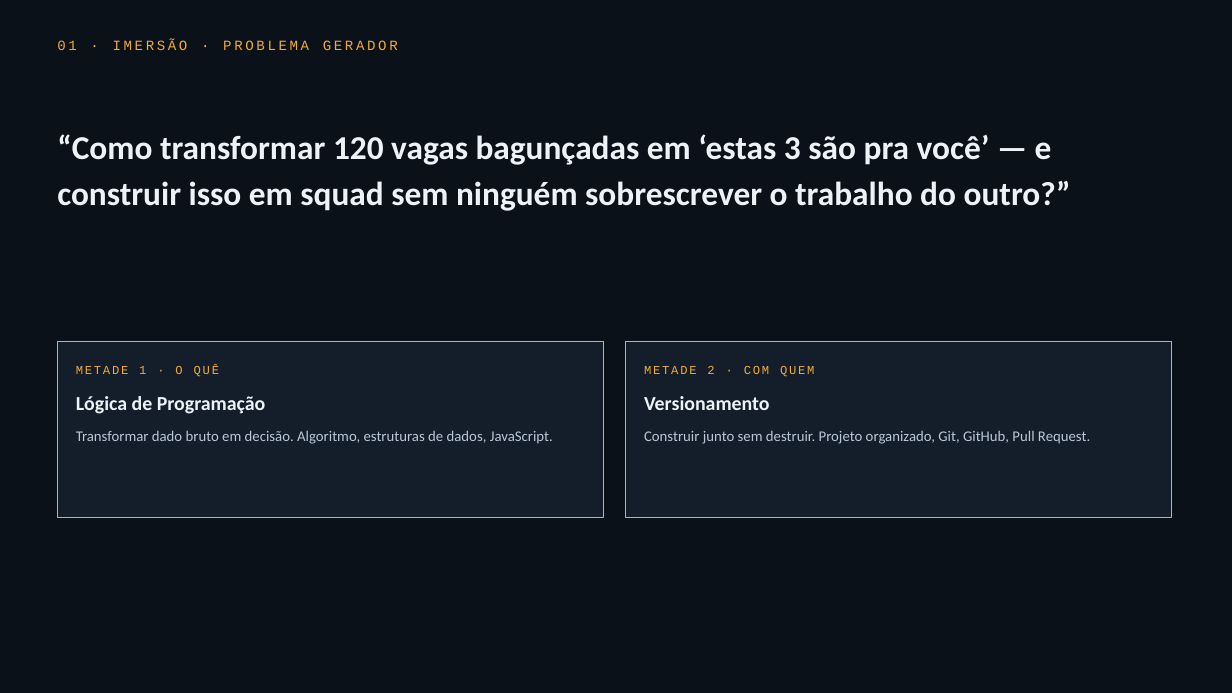
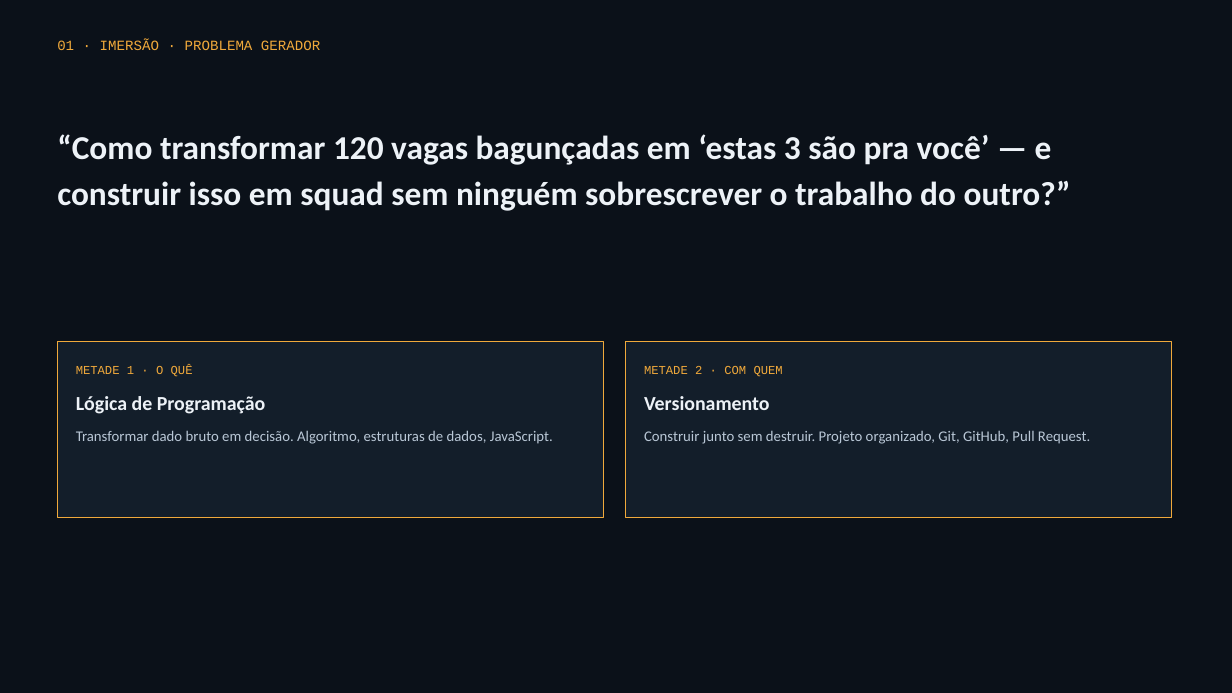
Before and after one commit to guirab734/JT, a slide deck: slide 8 of apresentacao/Logica-de-Programacao-e-Versionamento.pptx. Drawn at 1232x693 pixels with LibreOffice and Linux fonts; fonts in the diff are those of the drawing. Boxes give left, top, right and bottom in pixels: in the first picture for what was removed or moved away, otherwise in the second. Text is boxed around its words. In the diff, an @@ line names an element or a change of style, - is before the commit and + after.

```diff
--- a/apresentacao/Logica-de-Programacao-e-Versionamento.pptx
+++ b/apresentacao/Logica-de-Programacao-e-Versionamento.pptx
@@ text "01 · IMERSÃO · PROBLEMA ..." at [57,40,320,50]: letter spacing 2 to 0 pt @@
@@ text "METADE 1 · O QUÊ" at [76,365,193,377]: letter spacing 1.4 to 0 pt @@
@@ text "METADE 2 · COM QUEM" at [644,366,783,377]: letter spacing 1.4 to 0 pt @@
```
Also in this commit, not shown: 22 other slides changed, 1 other file.
